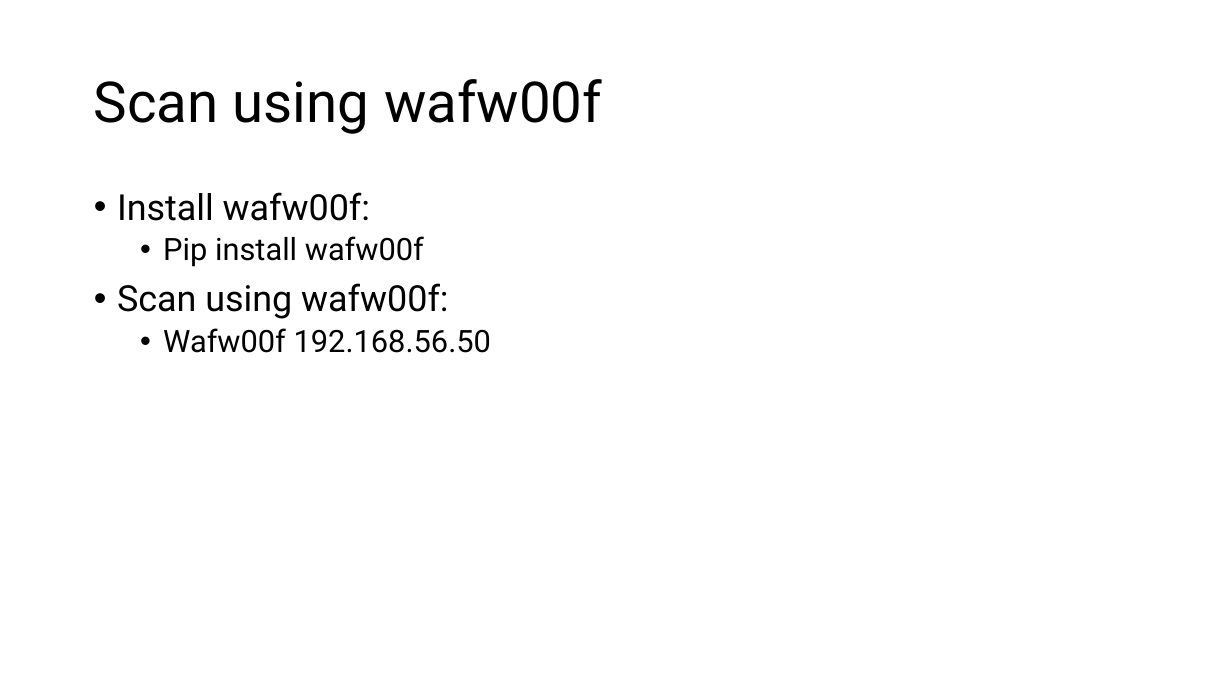
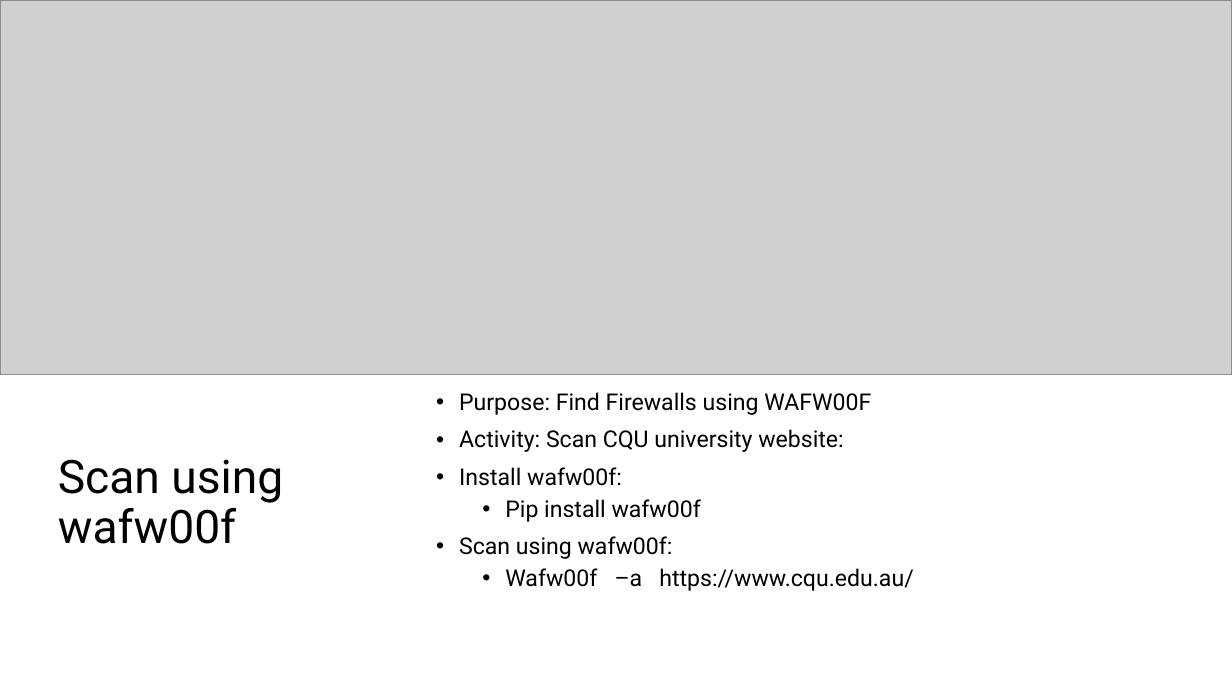
Before and after one commit to crimescene123/cyber, a slide deck: slide 4 of Week6 Activities.pptx. Drawn at 1232x693 pixels with LibreOffice and Linux fonts; fonts in the diff are those of the drawing; grey boxes stand for pictures. Boxes give left, top, right and bottom in pixels: in the first picture for what was removed or moved away, otherwise in the second. Text is boxed around its words. In the diff, an @@ line names an element or a change of style, - is before the commit and + after.

```diff
--- a/Week6 Activities.pptx
+++ b/Week6 Activities.pptx
@@ picture added at [0,0,1232,375] @@
@@ title "Scan using wafw00f": place and size @@
-title "Scan using wafw00f" at [94,79,602,134]
+title "Scan using wafw00f" at [58,459,283,544]
@@ title "Scan using wafw00f" at [58,459,283,544]: size 44 to 36 pt @@
@@ text "Purpose: Find Firewalls using WAFW00F": place and size @@
-text "Purpose: Find Firewalls using WAFW00F" at [117,192,491,353]
+text "Purpose: Find Firewalls using WAFW00F" at [459,392,913,591]
@@ text "Purpose: Find Firewalls using WAFW00F" at [459,392,913,591]: vertical alignment top to middle @@
@@ text at [459,392,871,452]: paragraphs added @@
+• Purpose: Find Firewalls using WAFW00F
+• Activity: Scan CQU university website:
@@ text at [459,467,701,559]: size 28 to 18 pt in "Install wafw00f:", "Scan using wafw00f:"; size 24 to 18 pt in "Pip install wafw00f" @@
@@ text at [505,568,913,591]: text changed; size 24 to 18 pt @@
-  • Wafw00f 192.168.56.50
+  • Wafw00f –a https://www.cqu.edu.au/
```
Also in this commit, not shown: 4 other slides changed, 3 slides added, 2 other files.
